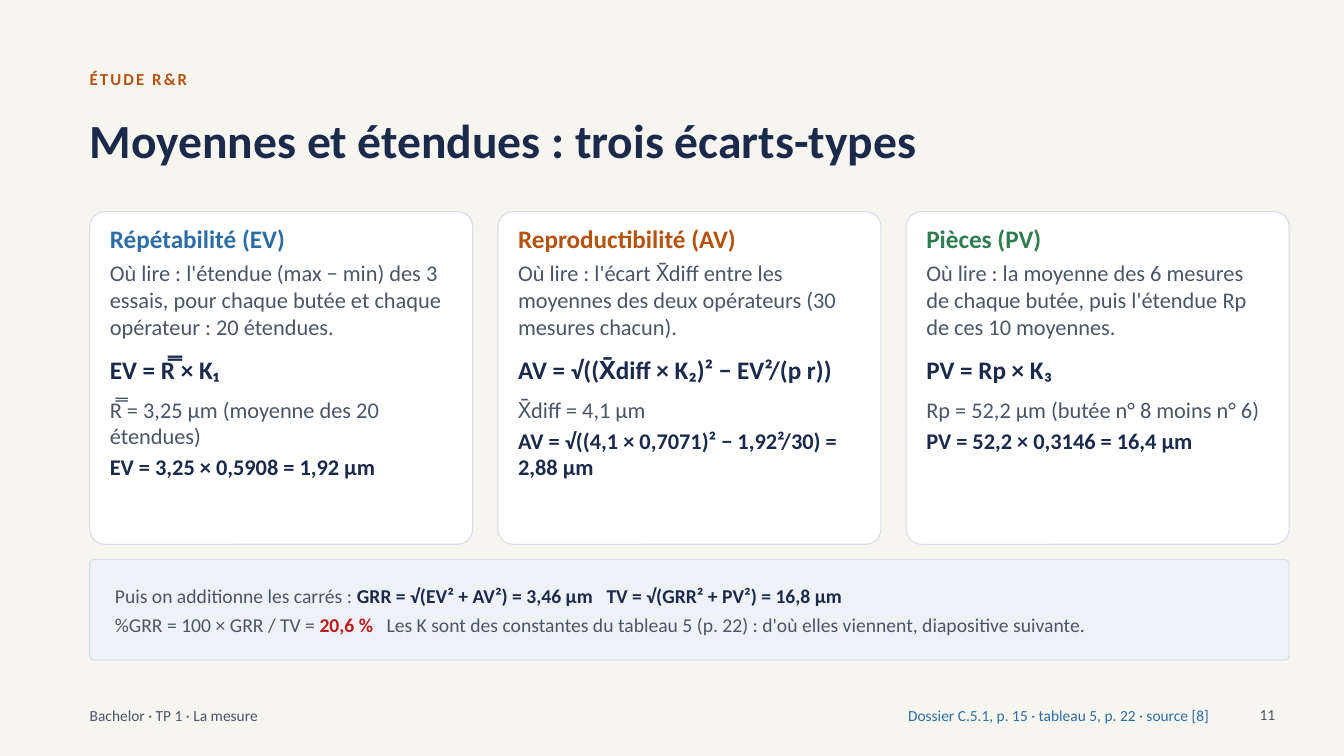
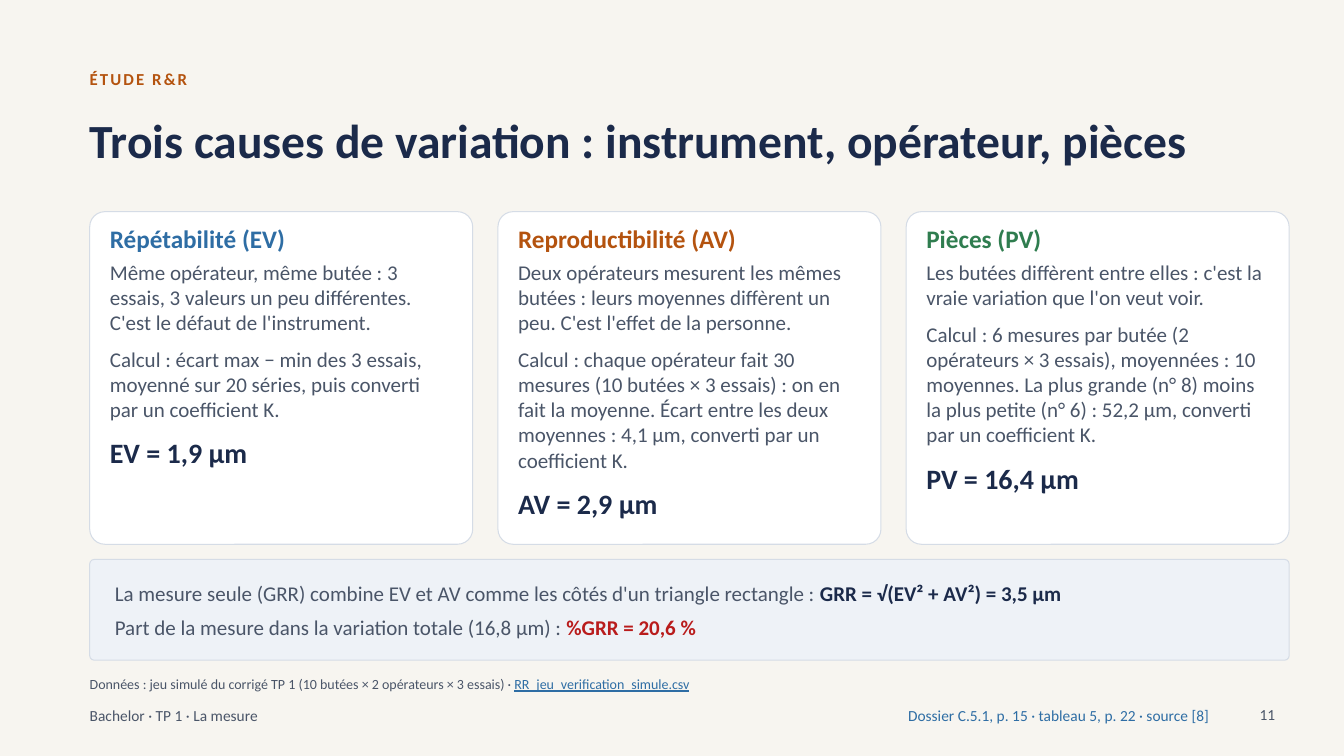
Before and after one commit to sjaubert/000_OI, a slide deck: slide 11 of SPC/Capabilite_SPC_Bachelor.pptx. Drawn at 1344x756 pixels with LibreOffice and Linux fonts; fonts in the diff are those of the drawing. Boxes give left, top, right and bottom in pixels: in the first picture for what was removed or moved away, otherwise in the second. Text is boxed around its words. In the diff, an @@ line names an element or a change of style, - is before the commit and + after.

```diff
--- a/SPC/Capabilite_SPC_Bachelor.pptx
+++ b/SPC/Capabilite_SPC_Bachelor.pptx
@@ title at (x1=90, y1=124, x2=1187, y2=166): text changed @@
-Moyennes et étendues : trois écarts-types
+Trois causes de variation : instrument, opérateur, pièces
@@ text at (x1=110, y1=265, x2=422, y2=468): text changed; size 16 to 15 pt @@
-Où lire : l'étendue (max − min) des 3 essais, pour chaque butée et chaque opérateur : 20 étendues.
-EV = R̿ × K₁
-R̿ = 3,25 µm (moyenne des 20 étendues)
-EV = 3,25 × 0,5908 = 1,92 µm
+Même opérateur, même butée : 3 essais, 3 valeurs un peu différentes. C'est le défaut de l'instrument.
+Calcul : écart max − min des 3 essais, moyenné sur 20 séries, puis converti par un coefficient K.
+EV = 1,9 µm
@@ text at (x1=518, y1=265, x2=841, y2=519): text changed; size 16 to 15 pt @@
-Où lire : l'écart X̄diff entre les moyennes des deux opérateurs (30 mesures chacun).
-AV = √((X̄diff × K₂)² − EV²/(p r))
-X̄diff = 4,1 µm
-AV = √((4,1 × 0,7071)² − 1,92²/30) = 2,88 µm
+Deux opérateurs mesurent les mêmes butées : leurs moyennes diffèrent un peu. C'est l'effet de la personne.
+Calcul : chaque opérateur fait 30 mesures (10 butées × 3 essais) : on en fait la moyenne. Écart entre les deux moyennes : 4,1 µm, converti par un coefficient K.
+AV = 2,9 µm
@@ text at (x1=926, y1=265, x2=1262, y2=494): text changed; size 16 to 15 pt @@
-Où lire : la moyenne des 6 mesures de chaque butée, puis l'étendue Rp de ces 10 moyennes.
-PV = Rp × K₃
-Rp = 52,2 µm (butée n° 8 moins n° 6)
-PV = 52,2 × 0,3146 = 16,4 µm
+Les butées diffèrent entre elles : c'est la vraie variation que l'on veut voir.
+Calcul : 6 mesures par butée (2 opérateurs × 3 essais), moyennées : 10 moyennes. La plus grande (n° 8) moins la plus petite (n° 6) : 52,2 µm, converti par un coefficient K.
+PV = 16,4 µm
@@ text at (x1=115, y1=584, x2=1061, y2=639): text changed; size 14 to 15 pt @@
-Puis on additionne les carrés : GRR = √(EV² + AV²) = 3,46 µm TV = √(GRR² + PV²) = 16,8 µm
-%GRR = 100 × GRR / TV = 20,6 % Les K sont des constantes du tableau 5 (p. 22) : d'où elles viennent, diapositive suivante.
+La mesure seule (GRR) combine EV et AV comme les côtés d'un triangle rectangle : GRR = √(EV² + AV²) = 3,5 µm
+Part de la mesure dans la variation totale (16,8 µm) : %GRR = 20,6 %
@@ text added at (x1=90, y1=679, x2=689, y2=692), 10 pt, text #4A5568 @@
+Données : jeu simulé du corrigé TP 1 (10 butées × 2 opérateurs × 3 essais) · RR_jeu_verification_simule.csv
```
Also in this commit, not shown: 23 other slides changed.
